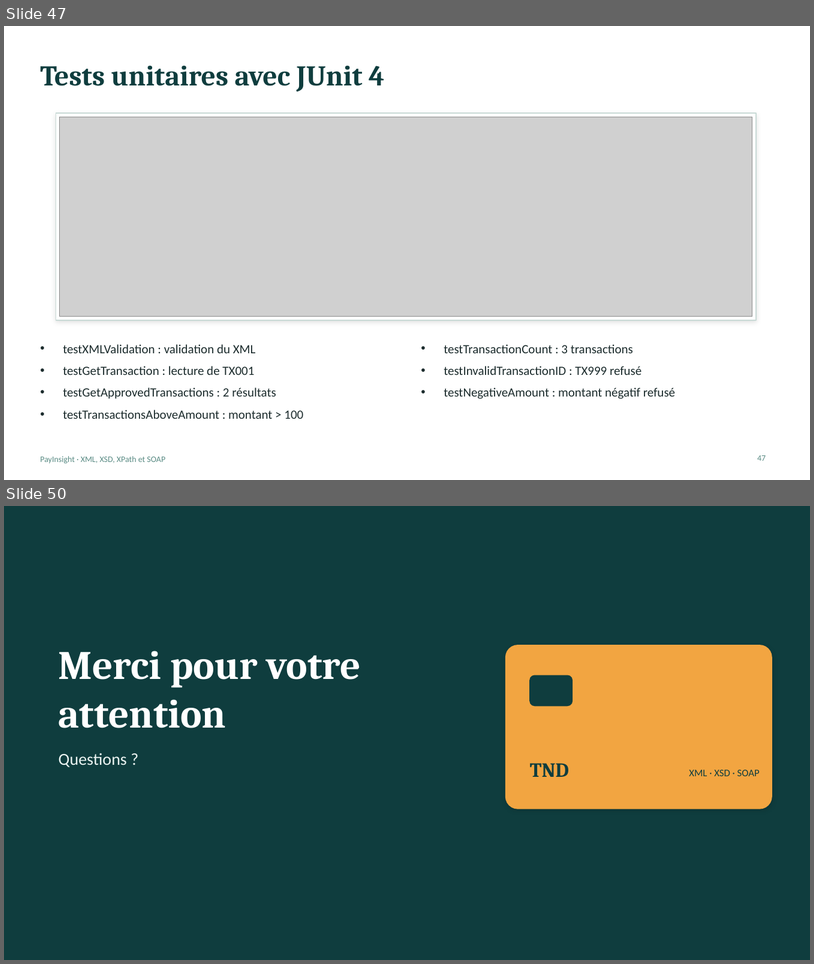
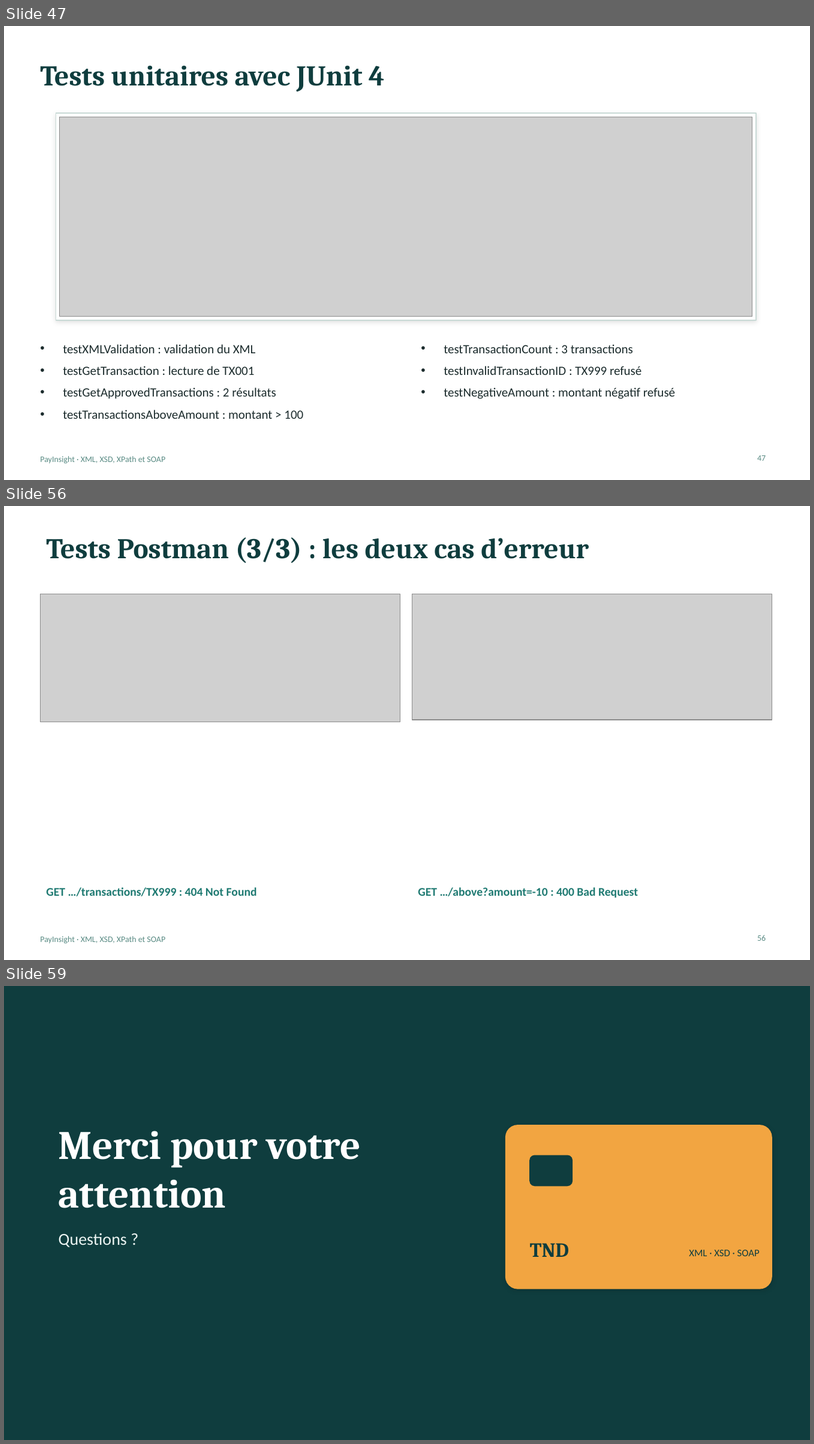
Before and after one commit to bouassidachayma/PayInsight, a slide deck: PayInsight_Presentation.pptx. Shown one above the other, each under a label of ours: slides 47 and 50 before the commit, slides 47, 56 and 59 after it; the slides between them are not shown. The pictures are 814x964 and 814x1444 pixels, drawn with LibreOffice and Linux fonts; fonts in the diff are those of the drawing; grey boxes stand for pictures. Boxes give left, top, right and bottom in pixels: in the first picture for what was removed or moved away, otherwise in the second. Text is boxed around its words. In the diff, an @@ line names an element or a change of style, - is before the commit and + after.

```diff
--- a/PayInsight_Presentation.pptx
+++ b/PayInsight_Presentation.pptx
@@ slide 56 added at (x1=4, y1=506, x2=810, y2=960), background #FFFFFF; not listed: 1 template element that a slide beside it also shows @@
@@ title added at (x1=46, y1=537, x2=589, y2=563), 34 pt, text #0F3D3E, bold @@
+Tests Postman (3/3) : les deux cas d’erreur
@@ picture added at (x1=40, y1=594, x2=400, y2=721) @@
@@ picture added at (x1=413, y1=594, x2=772, y2=720) @@
@@ text added at (x1=46, y1=887, x2=257, y2=896), 14 pt, text #1F7A72, bold @@
+GET …/transactions/TX999 : 404 Not Found
@@ text added at (x1=418, y1=887, x2=638, y2=897), 14 pt, text #1F7A72, bold @@
+GET …/above?amount=-10 : 400 Bad Request
@@ page number added at (x1=758, y1=934, x2=766, y2=940), 10 pt, text #5B8C85 @@
+56
@@ what was slide 50 is now slide 59 @@
```
Also in this commit, not shown: 11 slides changed, 8 other slides added.
